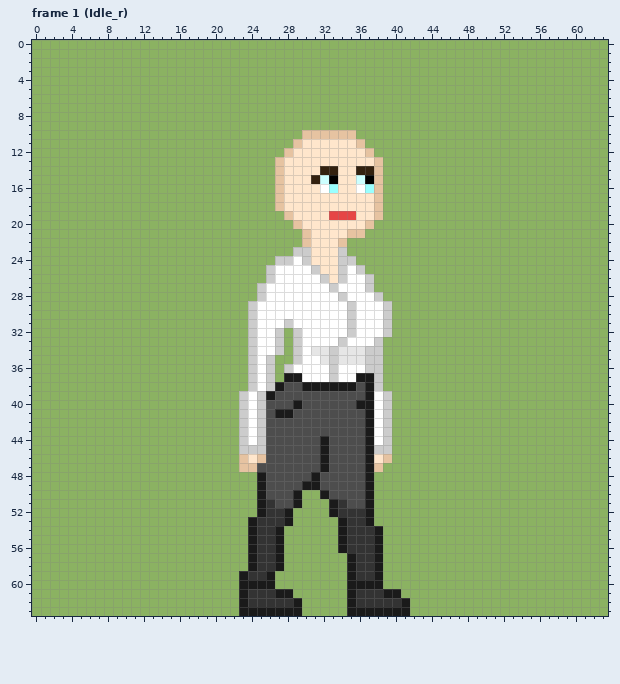
Edited in one commit: pixel-art file (Art/Office Pack/Characters/female1/female1.ase). Above, as it was before the edit.
64x64 pixels, 40 frames. Shown: frame 1 (Idle_r). The commit also changed other frames, which this record leaves out.
The same view after the edit:
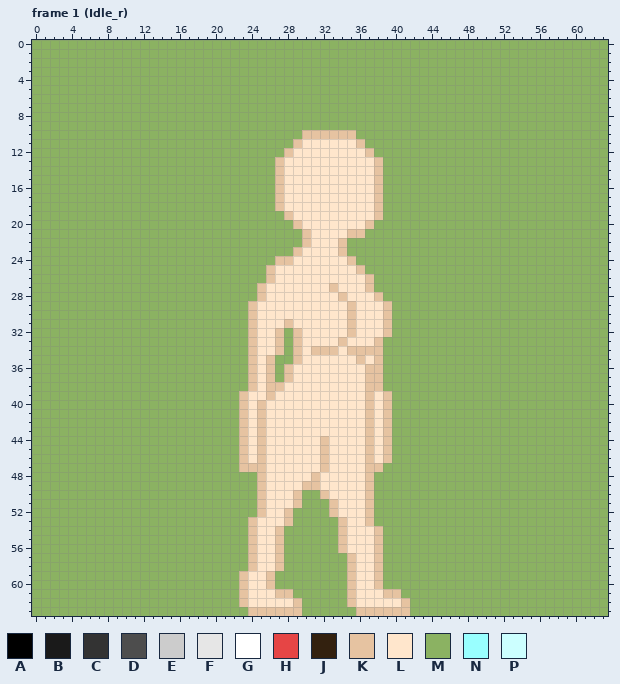
Palette (. is transparent): A #000000  B #1a1a1a  C #333333  D #4d4d4d  E #cccccc  F #e6e6e6  G #ffffff  H #e64545  J #33210f  K #e6c3a1  L #ffe6cc  M #8bb262  N #99ffff  P #ccffff
Changes in this commit:
layer "White shirt" now hidden
layer "Black shoes" now hidden
layer "Black trousers" now hidden
layer "Red lips" now hidden
layer "Blue eyes" now hidden
layer "Brown brows" now hidden
Changed rows in their new state; - is an unchanged pixel.
Frame 1 (Idle_r):
first column x 31:
14 -LL--LL
15 LLL--LL
16 -LL--LL
19 --LLL--
first column x 23:
23 ------KL---K-------
24 ----KKLL---LK------
25 ---KLLLLL--LLK-----
26 ---KLLLLLL-LLLK----
27 --KLLLLLLLKLLLK----
28 --KLLLLLLLLKLLLK---
29 -KLLLLLLLLLLKLLLK--
30 -KLLLLLLLLLLKLLLK--
31 -KLLLKLLLLLLKLLLK--
32 -KLLK-KLLLLLKLLLK--
33 -KLLK-KLLLLKLLLK---
34 -KLLK-KLKKKLKKKK---
35 -KLK--KLLLLLLKLK---
36 -KLK-KLLLLLLLLKK---
37 -KLK-KLLLLLLLLKK---
38 -KLKKLLLLLLLLLKK---
39 KLLKLLLLLLLLLLKLK--
40 KLKLLLLLLLLLLLKLK--
41 KLKLLLLLLLLLLLKLK--
42 KLKLLLLLLLLLLLKLK--
43 KLKLLLLLLLLLLLKLK--
44 KLKLLLLLLKLLLLKLK--
45 KLKLLLLLLKLLLLKLK--
46 ---LLLLLLKLLLLK----
47 --KLLLLLLKLLLLK----
48 --KLLLLLKLLLLLK----
49 --KLLLLKKLLLLLK----
50 --KLLLK--KLLLLK----
51 --KLLLK---KLLLK----
52 --KLLK----KLLLK----
53 -KLLLK-----KLLK----
54 -KLLK------KLLLK---
55 -KLLK------KLLLK---
56 -KLLK------KLLLK---
57 -KLLK-------KLLK---
58 -KLLK-------KLLK---
59 KLLK--------KLLK---
60 KLLK--------KLLK---
61 KLLLKK------KLLLKK-
62 KLLLLLK-----KLLLLLK
63 MKKKKKK-----MKKKKKK
